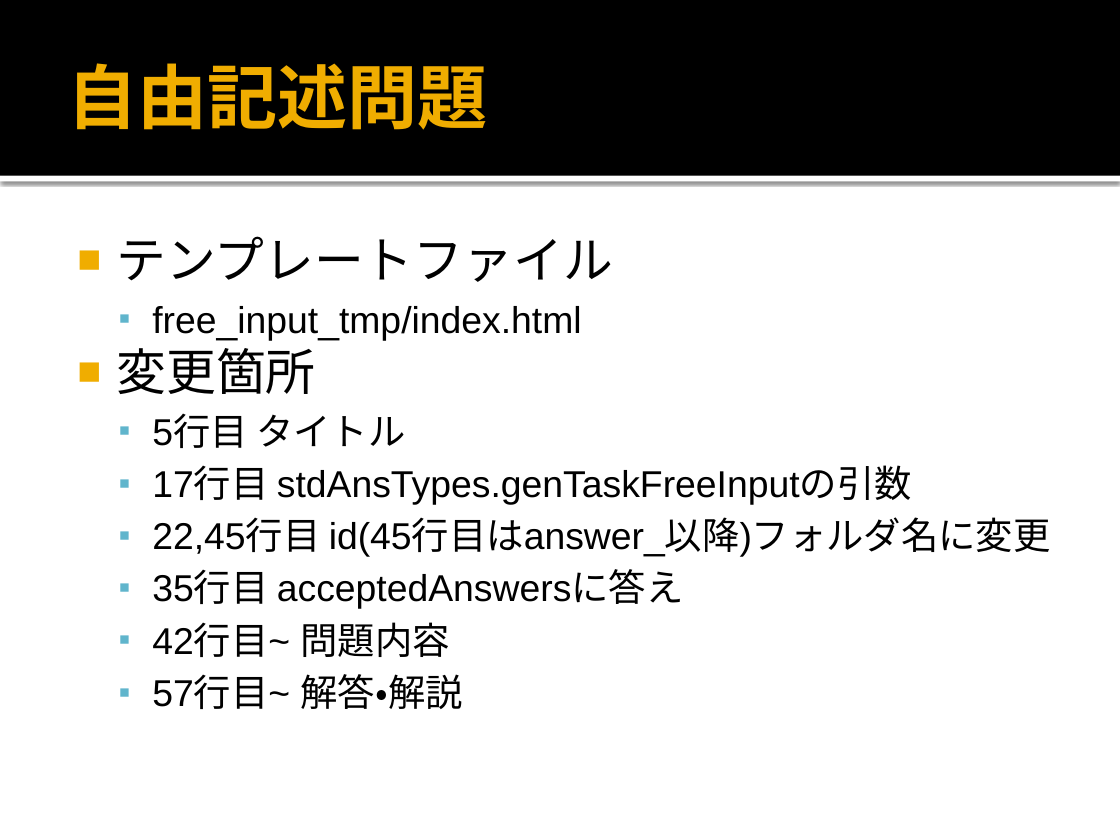
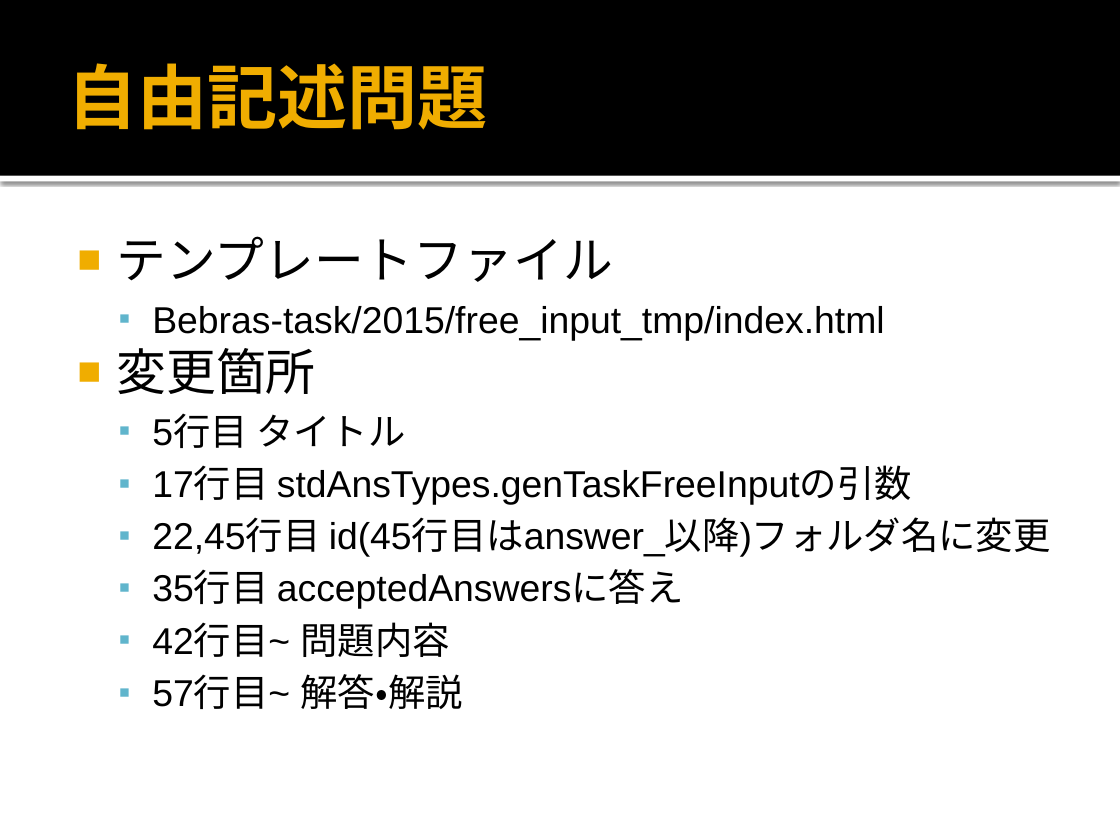
Before and after one commit to BebrasTeam/Bebras-Share, a slide deck: slide 5 of Document/task_document.pptx. Drawn at 1120x840 pixels with LibreOffice and Linux fonts; fonts in the diff are those of the drawing. Boxes give left, top, right and bottom in pixels: in the first picture for what was removed or moved away, otherwise in the second. Text is boxed around its words. In the diff, an @@ line names an element or a change of style, - is before the commit and + after.

```diff
--- a/Document/task_document.pptx
+++ b/Document/task_document.pptx
@@ text at bbox=[152, 306, 884, 340]: text changed @@
-  ▪ free_input_tmp/index.html
+  ▪ Bebras-task/2015/free_input_tmp/index.html
```
Also in this commit, not shown: 3 other slides changed, 1 slide added, 2 other files.
